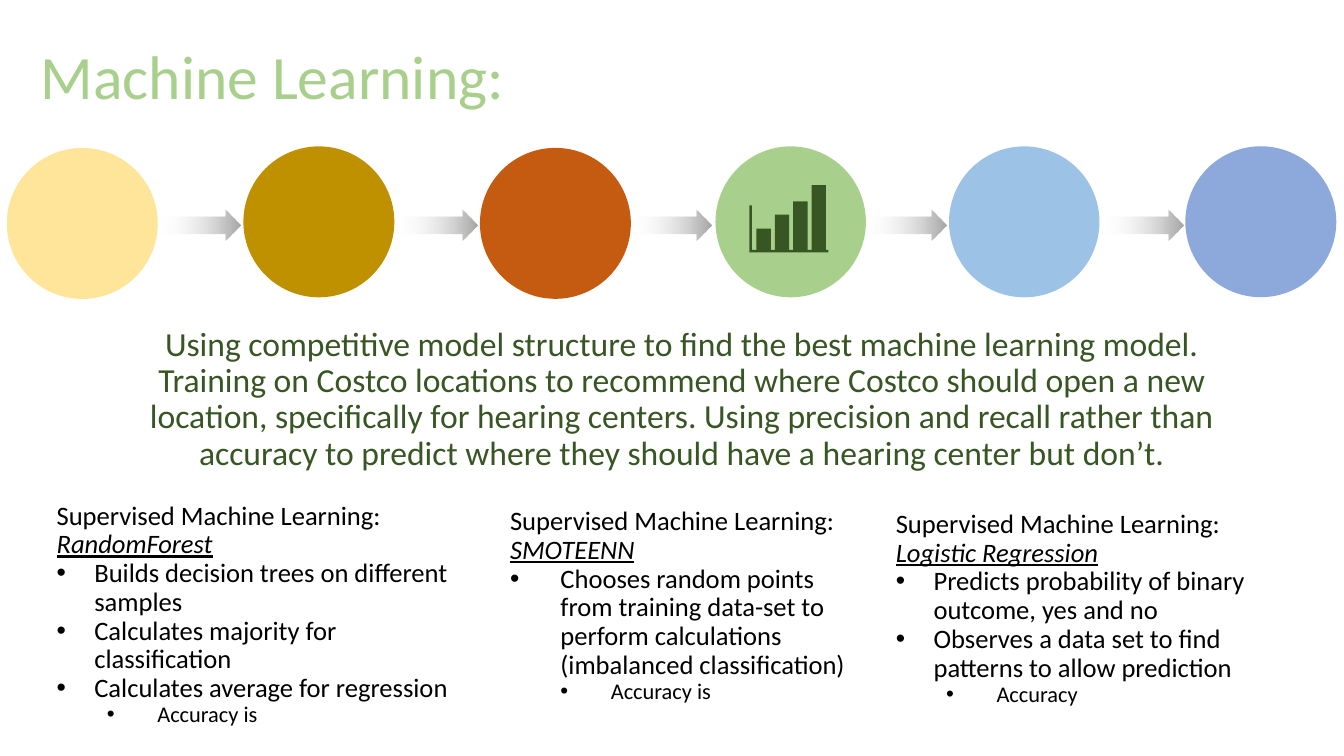
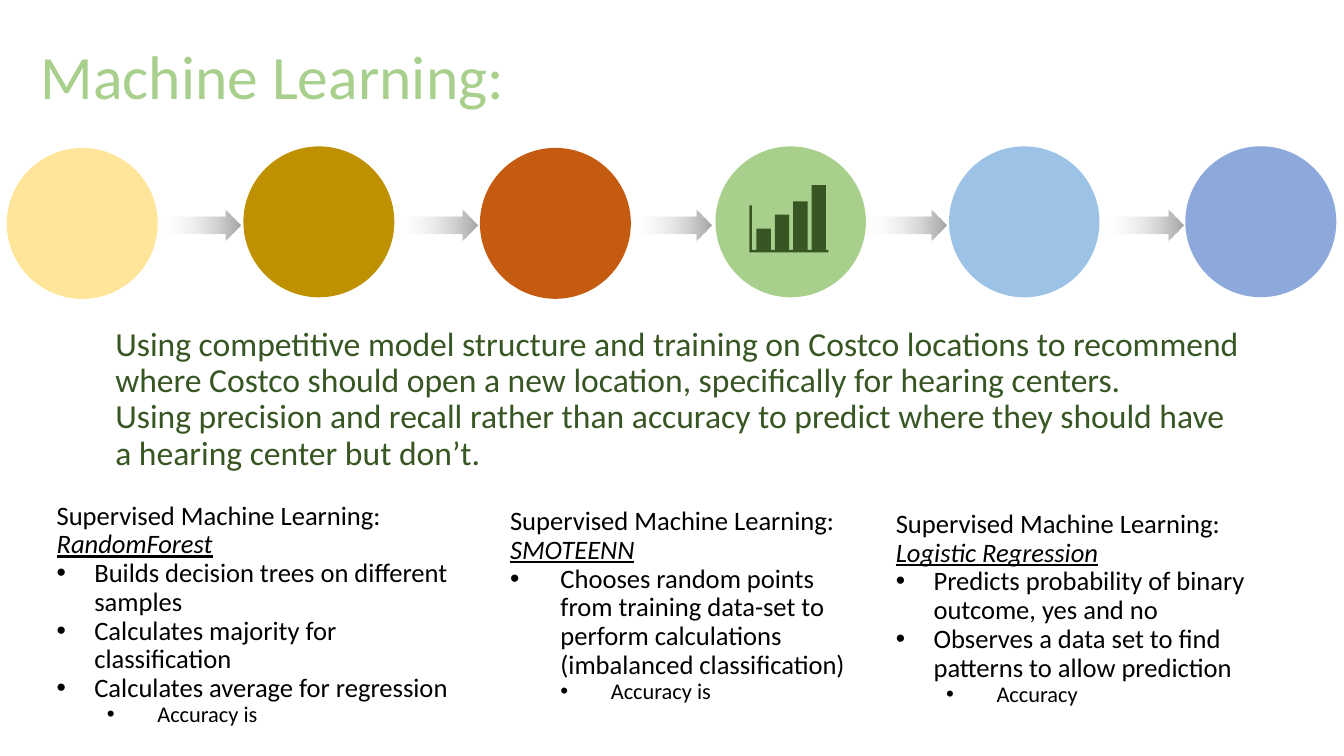
Before and after one commit to JaxWil24/Hearing_Aid_Accessibility, a slide deck: slide 6 of Presentation/FP_Powerpoint.pptx. Drawn at 1344x756 pixels with LibreOffice and Linux fonts; fonts in the diff are those of the drawing. Boxes give left, top, right and bottom in pixels: in the first picture for what was removed or moved away, otherwise in the second. Text is boxed around its words. In the diff, an @@ line names an element or a change of style, - is before the commit and + after.

```diff
--- a/Presentation/FP_Powerpoint.pptx
+++ b/Presentation/FP_Powerpoint.pptx
@@ text at [115,332,1238,471]: text changed @@
-Using competitive model structure to find the best machine learning model. Training on Costco locations to recommend where Costco should open a new location, specifically for hearing centers. Using precision and recall rather than accuracy to predict where they should have a hearing center but don’t.
+Using competitive model structure and training on Costco locations to recommend where Costco should open a new location, specifically for hearing centers.
+Using precision and recall rather than accuracy to predict where they should have a hearing center but don’t.
```
Also in this commit, not shown: 3 other slides changed.
